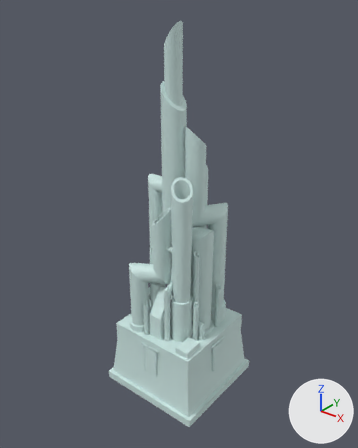
A saved change to the FBX model Assets/Model/Altaar 2/Puzzel 1/altaar 2 puzzle 1.fbx.
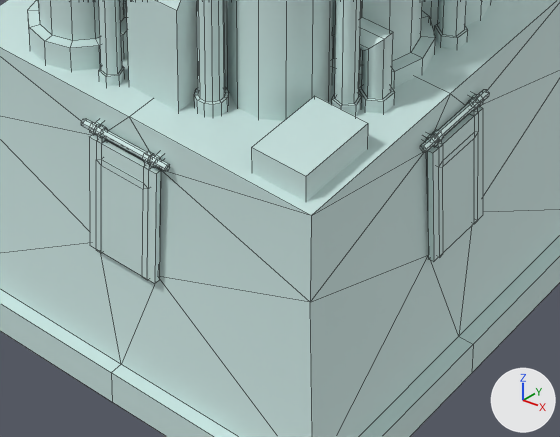
Old and new are each drawn whole from a 50 mm lens placed at (6.61, -8.3, 9.27), pointed at (-0.03, -0.01, 4.13) and again close up on the part from 35% to 67% of the width and 71% to 91% of the height. Lighting does not change. The marker at lower right points along +X, +Y and +Z. The close-ups show mesh edges as thin lines.

In view in the first close-up: 'Altaar 2 OrgalPuzzle'.
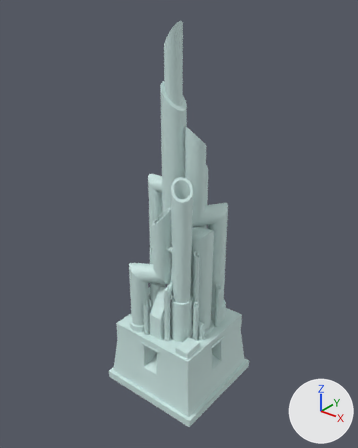
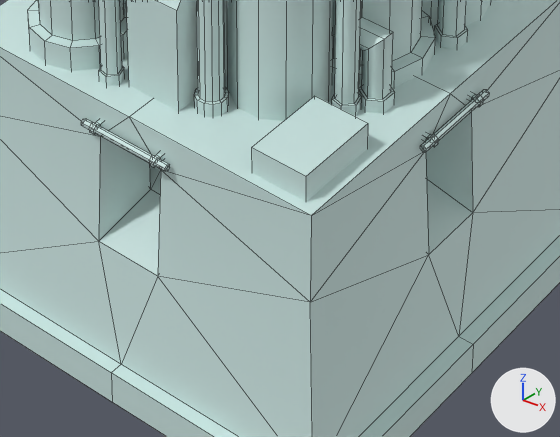
Where the newer file only moved an object's origin or applied its transform, the numbers keep the older frame.

Location of each change, (x1, y1, x2, y2) in pixels of the close-ups (560 x 437 px):
part 1 of me_cube, deleted: before (89, 98, 483, 284)

Edits to the bpy script that builds the scene:
```text
Change me_cube:
    used by ob_altaar_2_orgalpuzzle; location = (0.0, 0.0, 0.0)
    remove me_cube.from_pydata(...)  # 2008 vertices, 1858 faces; spans x -1.38..1.38, y -1.37..1.37, z -0.4..8.6
    add me_cube.from_pydata(...)  # 1720 vertices, 1554 faces; spans x -1.38..1.38, y -1.37..1.37, z -0.4..8.6
    me_cube part 1: 16 loose pieces with 288 vertices, spanning x -1.26..1.26, y -1.26..1.26, z 0.47..1.26, are deleted
```
